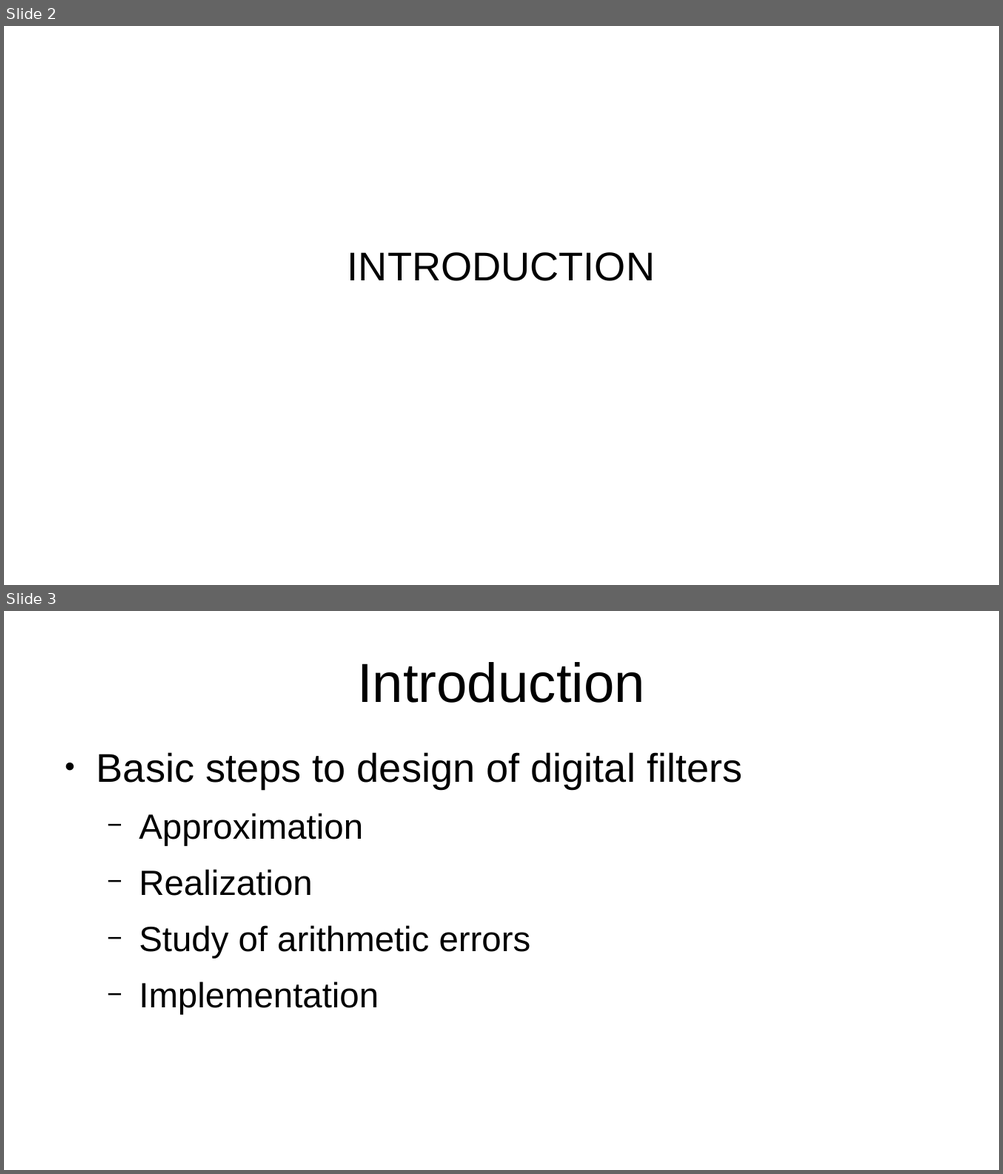
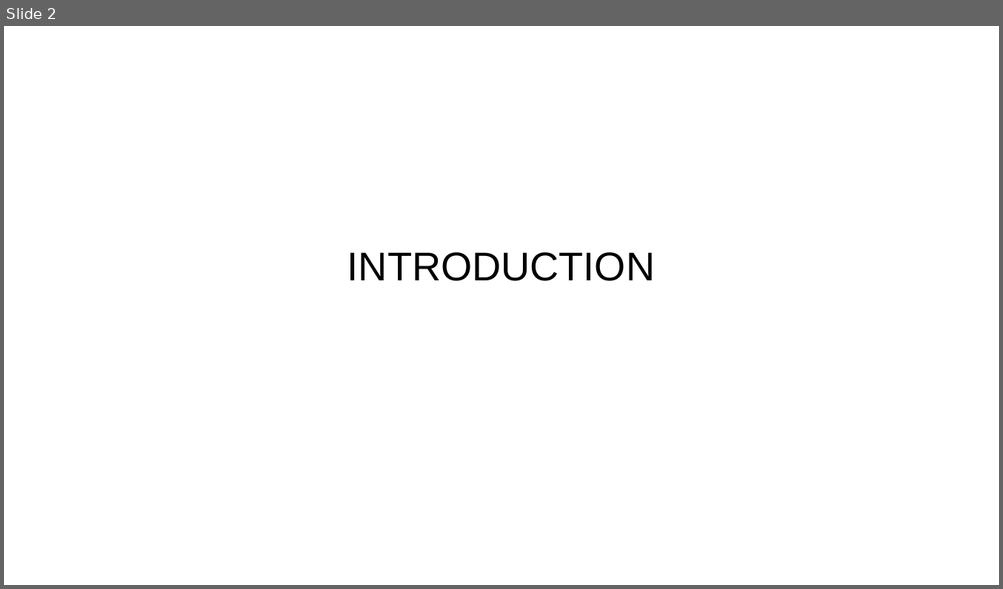
Before and after one commit to miftanurfarid/pengolahan_sinyal_digital, a slide deck: slide/2022/09.design_of_nonrecursive_(fir)_filters/09.design_of_nonrecursive_(fir)_filters.odp. Shown one above the other, each under a label of ours: slides 2 and 3 before the commit, slide 2 after it. The pictures are 1003x1174 and 1003x589 pixels, drawn with LibreOffice and Linux fonts; fonts in the diff are those of the drawing; background and template pictures are left out. Boxes give left, top, right and bottom in pixels: in the first picture for what was removed or moved away, otherwise in the second. Text is boxed around its words. In the diff, an @@ line names an element or a change of style, - is before the commit and + after.

```diff
--- a/slide/2022/09.design_of_nonrecursive_(fir)_filters/09.design_of_nonrecursive_(fir)_filters.odp
+++ b/slide/2022/09.design_of_nonrecursive_(fir)_filters/09.design_of_nonrecursive_(fir)_filters.odp
@@ slide 3 removed at [4,611,999,1170], background #FFFFFF @@
@@ title removed at [357,662,645,703] @@
-Introduction
@@ text removed at [96,752,742,1015] @@
-● Basic steps to design of digital filters
-  − Approximation
-  − Realization
-  − Study of arithmetic errors
-  − Implementation
```
Also in this commit, not shown: 4 slides changed, 7 slides added, 60 other slides removed.
